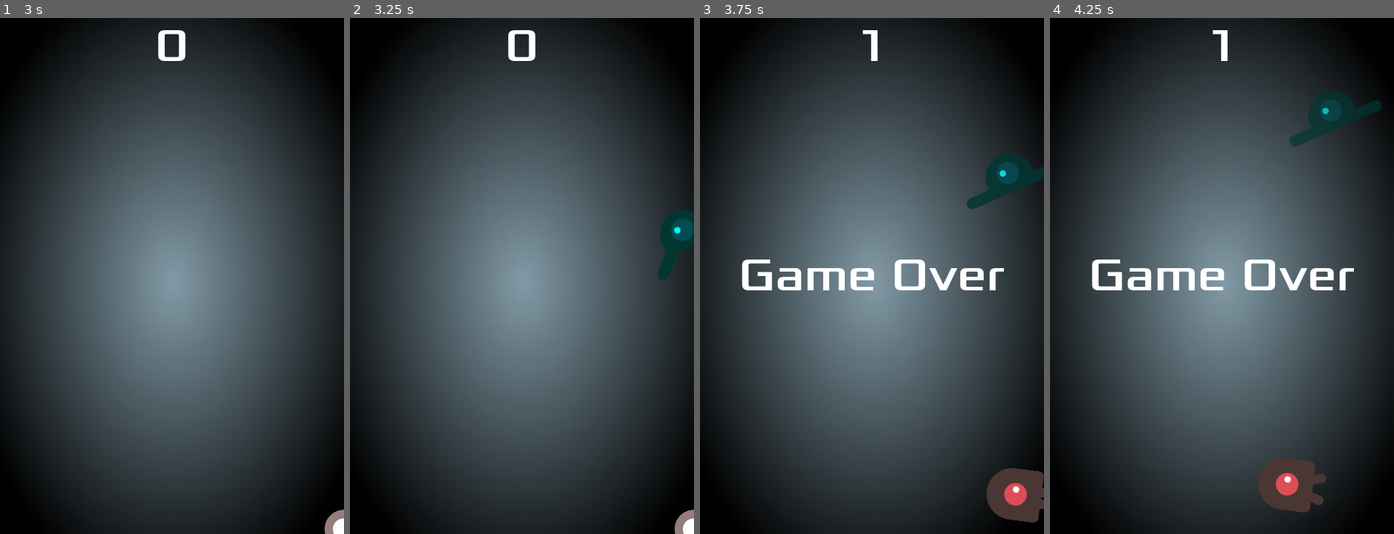
Above: before the commit, frames 1-4 (left to right).
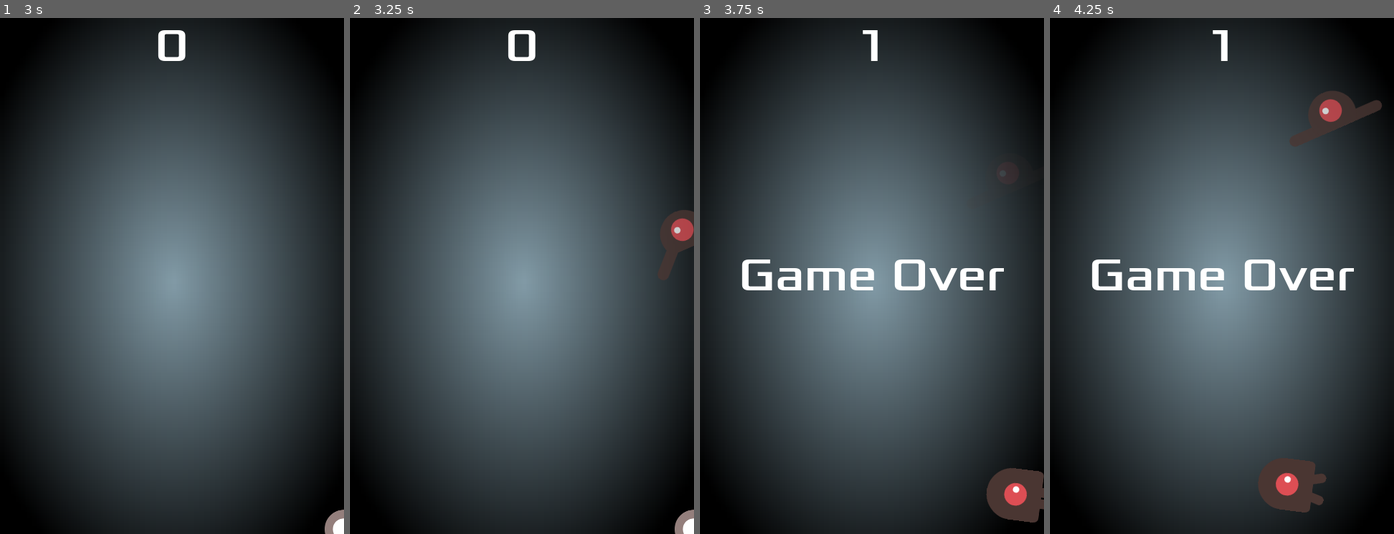
Above: after the commit, the same moments.

Repository: GoncaloGMendonca/DTC_2.0_GGM
Game: Godot game, scene res://main.tscn
Same seed, same stepped clock (60 frames per second), same inputs: the game is played once before the commit and once after it.
Inputs:
- Up to frame 1 (3 s): click "Start" at 0.5 s; tap Enter at 1.25 s; hold D (move_right) 1.28-2.03 s; hold S (move_down) 2.03-2.78 s; hold D (move_right) from 2.78 s (still down)
- Up to frame 2 (3.25 s): keep holding D (move_right)
- Up to frame 3 (3.75 s): release D (move_right) at 3.53 s; hold W (move_up) from 3.53 s (still down)
- Up to frame 4 (4.25 s): keep holding W (move_up)

Frame 1 is identical in both runs. In frame 2, 0.9% of the frame differs, in the area x 89-100%, y 37-51%; in frame 3, 1.0%; in frame 4, 1.2%, in the area x 69-97%, y 14-25%.

Commit message:
correções no codigo do menu de pause, power ups e o creep de fade feito

Diff:
--- /dev/null
+++ b/Project_Files/AnimationPlayer.gd
@@ -0,0 +1,6 @@
+extends AnimationPlayer
+
+
+# Called when the node enters the scene tree for the first time.
+func _ready() -> void:
+	play("fade")
--- a/Project_Files/assets/Main_Theme.tres
+++ b/Project_Files/assets/Main_Theme.tres
@@ -1,6 +1,7 @@
-[gd_resource type="Theme" load_steps=7 format=3 uid="uid://cp4rq5q6h4aas"]
+[gd_resource type="Theme" load_steps=8 format=3 uid="uid://cp4rq5q6h4aas"]
 
 [ext_resource type="FontFile" uid="uid://bm8m8ncdi2ggg" path="res://assets/fonts/Xolonium-Regular.ttf" id="1_abiaq"]
+[ext_resource type="Texture2D" uid="uid://b2rwg6cv0prk3" path="res://assets/art/Icons/double-point_Icon.png" id="2_ejs3n"]
 
 [sub_resource type="StyleBoxFlat" id="StyleBoxFlat_7c0wv"]
 content_margin_left = 4.0
@@ -19,7 +20,7 @@
 content_margin_top = 4.0
 content_margin_right = 4.0
 content_margin_bottom = 4.0
-bg_color = Color(1, 1, 1, 0.75)
+bg_color = Color(1, 1, 1, 0)
 draw_center = false
 border_width_left = 2
 border_width_top = 2
@@ -37,6 +38,7 @@
 
 [sub_resource type="StyleBoxFlat" id="StyleBoxFlat_n4u17"]
 bg_color = Color(0.514225, 0.611234, 0.657637, 1)
+border_color = Color(0.8, 0.8, 0.8, 0.545098)
 corner_radius_top_left = 115
 corner_radius_bottom_right = 115
 corner_detail = 11
@@ -48,6 +50,7 @@
 
 [sub_resource type="StyleBoxFlat" id="StyleBoxFlat_owwub"]
 bg_color = Color(0.529412, 0.635294, 0.411765, 1)
+border_color = Color(0.8, 0.8, 0.8, 0)
 corner_radius_top_left = 115
 corner_radius_bottom_right = 115
 shadow_color = Color(0, 0, 0, 1)
@@ -59,9 +62,9 @@
 [resource]
 Button/colors/font_color = Color(0.875, 0.875, 0.875, 1)
 Button/colors/font_disabled_color = Color(0.875, 0.875, 0.875, 0.5)
-Button/colors/font_focus_color = Color(0.95, 0.95, 0.95, 1)
-Button/colors/font_hover_color = Color(0.95, 0.95, 0.95, 1)
-Button/colors/font_hover_pressed_color = Color(1, 1, 1, 1)
+Button/colors/font_focus_color = Color(0.94902, 0.94902, 0.94902, 0)
+Button/colors/font_hover_color = Color(0.858824, 0.858824, 0.858824, 1)
+Button/colors/font_hover_pressed_color = Color(0.988235, 0.988235, 0.988235, 1)
 Button/colors/font_outline_color = Color(1, 1, 1, 1)
 Button/colors/font_pressed_color = Color(1, 1, 1, 1)
 Button/colors/icon_disabled_color = Color(1, 1, 1, 0.4)
@@ -69,12 +72,13 @@
 Button/colors/icon_hover_color = Color(1, 1, 1, 1)
 Button/colors/icon_hover_pressed_color = Color(1, 1, 1, 1)
 Button/colors/icon_normal_color = Color(1, 1, 1, 1)
-Button/colors/icon_pressed_color = Color(1, 1, 1, 1)
+Button/colors/icon_pressed_color = Color(1, 0.913725, 0.945098, 1)
 Button/constants/h_separation = 2
 Button/constants/icon_max_width = 0
 Button/constants/outline_size = 0
 Button/font_sizes/font_size = 16
 Button/fonts/font = ExtResource("1_abiaq")
+Button/icons/yy = ExtResource("2_ejs3n")
 Button/styles/disabled = SubResource("StyleBoxFlat_7c0wv")
 Button/styles/focus = SubResource("StyleBoxFlat_7wn74")
 Button/styles/hover = SubResource("StyleBoxFlat_n4u17")
--- a/Project_Files/hud.gd
+++ b/Project_Files/hud.gd
@@ -24,16 +24,12 @@
 	await get_tree().create_timer(1.0).timeout
 	start_button.show()
 
-
 func update_score(score: int) -> void:
 	score_label.text = str(score)
-
-
 
 func _on_message_timer_timeout() -> void:
 	message.hide()
 
-
 func _on_start_button_pressed() -> void:
 	start_button.hide()
 	start_game.emit()
--- a/Project_Files/main.gd
+++ b/Project_Files/main.gd
@@ -8,6 +8,7 @@
 
 var score: int
 var paused = false
+var Ismusicplaying = true
 
 
 @onready var mob_timer: Timer = %MobTimer
@@ -103,14 +104,12 @@
 
 
 func _on_pause_menu_bmusic() -> void:
-	background_music.stop()
-
-#	if background_music.playing:
-#		pass
-#		print("STOP MUSICA")
-#	else:
-#		background_music.play()
-#		print("PLAY MUSICA")
+	if background_music.stream_paused:
+		background_music.stop()
+		print("STOP MUSICA")
+	else:
+		background_music.play()
+		print("PLAY MUSICA")
 
 func _on_pause_menu_bresume() -> void:
 	pause_menu.hide()
@@ -125,8 +124,16 @@
 
 func _on_power_up_timer_timeout() -> void:
 	print("NASCEU")
-	var powerup_instance: Node = powerup_scene.pick_random().instantiate()
-	# Set the power-up's position within the game area
-	powerup_instance.position = Vector2(randf_range(0, 480), randf_range(0, 720))
+	var powerup: Node2D = powerup_scene.pick_random().instantiate()
+	# Set the power-up's position within the game area REVER
+	powerup.position = Vector2(randf_range(0, 480), randf_range(0, 720))
 	# Add the power-up to the scene
-	add_child(powerup_instance)
+	add_child(powerup)
+
+
+
+
+#	print("PONTOS DOBRO")
+#	score_timer.stop()
+#	score += 20000
+#	hud.update_score(score)
--- a/Project_Files/main.tscn
+++ b/Project_Files/main.tscn
@@ -7,6 +7,7 @@
 [ext_resource type="PackedScene" uid="uid://cvy47wcuthmcf" path="res://mob_4.tscn" id="3_tsr44"]
 [ext_resource type="PackedScene" uid="uid://c1tcfnli7nq87" path="res://mob_3.tscn" id="4_c0qk0"]
 [ext_resource type="PackedScene" uid="uid://cye0s46cc8x5p" path="res://hud.tscn" id="4_eq05k"]
+[ext_resource type="PackedScene" uid="uid://dhnkn610tuh6p" path="res://power_up_double_points.tscn" id="7_bf8uf"]
 [ext_resource type="AudioStream" uid="uid://cfvn2wxhhw5qr" path="res://assets/SFX_Music/DTK_GameOver_SFX.wav" id="7_gf1d4"]
 [ext_resource type="PackedScene" uid="uid://l2drlav3wnp2" path="res://power_up_clear_enemy.tscn" id="7_jrqqu"]
 [ext_resource type="PackedScene" uid="uid://bxejwk81bmim2" path="res://pause_menu.tscn" id="7_yav6b"]
@@ -31,7 +32,7 @@
 [node name="Main" type="Node"]
 script = ExtResource("1_teuwr")
 mob_scene = Array[PackedScene]([ExtResource("2_pkd7r"), ExtResource("3_duhur"), ExtResource("4_c0qk0"), ExtResource("3_tsr44")])
-powerup_scene = Array[PackedScene]([ExtResource("7_jrqqu")])
+powerup_scene = Array[PackedScene]([ExtResource("7_jrqqu"), ExtResource("7_bf8uf")])
 
 [node name="TextureRect" type="TextureRect" parent="."]
 anchors_preset = 15
--- a/Project_Files/mob.gd
+++ b/Project_Files/mob.gd
@@ -5,12 +5,6 @@
 
 func _ready() -> void:
 	animated_sprite_2d.play("walk")
-
-
-
-func _process(delta: float) -> void:
-	pass
-
 
 func _on_visible_on_screen_notifier_2d_screen_exited() -> void:
 	queue_free()
--- a/Project_Files/mob_2.gd
+++ b/Project_Files/mob_2.gd
@@ -1,11 +1,8 @@
 extends "res://mob.gd"
-
-
 
 
 func _ready() -> void:
 	animated_sprite_2d.play("swim")
-
 
 func spawn(spawn_pos:Vector2, spawn_rot: float) -> void:
 	super(spawn_pos,spawn_rot)
--- a/Project_Files/mob_3.gd
+++ b/Project_Files/mob_3.gd
@@ -1,19 +1,5 @@
 extends "res://mob.gd"
-
-var alpha_step: float = 0.005
-var fade_direction: int = 1  # 1 for fading in, -1 for fading out
 
 
 func _ready() -> void:
 	animated_sprite_2d.play("fly")
-
-func _process(delta: float) -> void:
-# Update alpha value
-	self.modulate.a += alpha_step * fade_direction
-
-	# Check if the alpha value is out of bounds
-	if self.modulate.a <= 0.0 or self.modulate.a >= 1.0:
-		# Invert direction when close to bounds
-		fade_direction *= -1
-		# Clamp alpha value to avoid issues with floating-point precision
-		self.modulate.a = clamp(self.modulate.a, 0.0, 1.0)
--- a/Project_Files/mob_3.tscn
+++ b/Project_Files/mob_3.tscn
@@ -1,8 +1,36 @@
-[gd_scene load_steps=3 format=3 uid="uid://c1tcfnli7nq87"]
+[gd_scene load_steps=6 format=3 uid="uid://c1tcfnli7nq87"]
 
 [ext_resource type="PackedScene" uid="uid://hnilseqmro2f" path="res://mob.tscn" id="1_jk8ju"]
 [ext_resource type="Script" path="res://mob_3.gd" id="2_phajt"]
+[ext_resource type="Script" path="res://AnimationPlayer.gd" id="3_cta4t"]
+
+[sub_resource type="Animation" id="Animation_0xbb8"]
+resource_name = "fade"
+loop_mode = 1
+step = 0.00666667
+tracks/0/type = "value"
+tracks/0/imported = false
+tracks/0/enabled = true
+tracks/0/path = NodePath("AnimatedSprite2D:modulate")
+tracks/0/interp = 1
+tracks/0/loop_wrap = true
+tracks/0/keys = {
+"times": PackedFloat32Array(0, 0.593333, 0.986667),
+"transitions": PackedFloat32Array(1, 1, 1),
+"update": 0,
+"values": [Color(1, 1, 1, 1), Color(1, 1, 1, 0), Color(1, 1, 1, 1)]
+}
+
+[sub_resource type="AnimationLibrary" id="AnimationLibrary_crvn0"]
+_data = {
+"fade": SubResource("Animation_0xbb8")
+}
 
 [node name="Mob3" instance=ExtResource("1_jk8ju")]
-modulate = Color(0, 1, 1, 1)
 script = ExtResource("2_phajt")
+
+[node name="Fade_AnimationPlayer" type="AnimationPlayer" parent="." index="0"]
+libraries = {
+"": SubResource("AnimationLibrary_crvn0")
+}
+script = ExtResource("3_cta4t")
--- a/Project_Files/mob_4.gd
+++ b/Project_Files/mob_4.gd
@@ -4,38 +4,25 @@
 func _ready() -> void:
 	animated_sprite_2d.play("fly")
 
-func _process(delta: float) -> void:
-	pass
-
 func spawn(spawn_pos:Vector2, spawn_rot: float) -> void:
 	super(spawn_pos,spawn_rot)
 	linear_velocity = linear_velocity * 2
-
 
 	var wait_time := 1.0
 
 	for i in range(15):
 		await get_tree().create_timer(wait_time).timeout
-		print("LENTO")
 		freeze = true
 		linear_velocity = linear_velocity / 15
 		animated_sprite_2d.stop()
 
 		await get_tree().create_timer(wait_time).timeout
-		print("RAPIDO")
 		freeze = false
 		linear_velocity = linear_velocity * 15
 		animated_sprite_2d.play("fly")
 
-
-
-
 func resume_movement():
-
 	animated_sprite_2d.play("fly")
 
-
 func _on_timer_timeout() -> void:
-	print("TIME UP")
-
 	animated_sprite_2d.stop()
--- a/Project_Files/mob_4.tscn
+++ b/Project_Files/mob_4.tscn
@@ -4,6 +4,5 @@
 [ext_resource type="Script" path="res://mob_4.gd" id="2_k617u"]
 
 [node name="Mob4" instance=ExtResource("1_1penl")]
-modulate = Color(0, 0.831373, 0.384314, 1)
 freeze_mode = 1
 script = ExtResource("2_k617u")
--- a/Project_Files/pause_menu.gd
+++ b/Project_Files/pause_menu.gd
@@ -1,4 +1,5 @@
 extends CanvasLayer
+
 
 signal bmusic
 signal brestart
@@ -9,29 +10,17 @@
 @onready var control_music_button: Button = %ControlMusic_Button
 
 
-
-
 func _on_button_pressed() -> void:
 	main.pauseMenu()
-
-
 
 func _on_quit_button_pressed() -> void:
 	get_tree().quit()
 
-
-
-
 func _on_control_music_button_pressed() -> void:
 	bmusic.emit()
-#	control_music_button.set_button_icon("res://assets/art/Icons/Speaker_Icon.png")
-
 
 func _on_restart_button_pressed() -> void:
 	brestart.emit()
 
-
-
-
 func _on_resume_button_pressed() -> void:
 	bresume.emit()
--- a/Project_Files/pause_menu.tscn
+++ b/Project_Files/pause_menu.tscn
@@ -2,7 +2,7 @@
 
 [ext_resource type="Script" path="res://pause_menu.gd" id="1_y1np6"]
 [ext_resource type="Theme" uid="uid://cp4rq5q6h4aas" path="res://assets/Main_Theme.tres" id="2_dqvpq"]
-[ext_resource type="Texture2D" uid="uid://cajv8uan8l5qk" path="res://assets/art/Icons/Speaker_Icon.png" id="2_gv2ur"]
+[ext_resource type="Texture2D" uid="uid://bc8cu35ond86b" path="res://assets/art/Icons/Mute_Speaker_Icon.png" id="3_3o4ot"]
 
 [node name="PauseMenu" type="CanvasLayer"]
 script = ExtResource("1_y1np6")
@@ -69,7 +69,7 @@
 grow_horizontal = 0
 scale = Vector2(0.155, 0.155)
 theme = ExtResource("2_dqvpq")
-icon = ExtResource("2_gv2ur")
+icon = ExtResource("3_3o4ot")
 icon_alignment = 1
 
 [connection signal="pressed" from="VBoxContainer/Resume_Button" to="." method="_on_resume_button_pressed"]
--- a/Project_Files/power_up_base.gd
+++ b/Project_Files/power_up_base.gd
@@ -1,9 +1,6 @@
 extends Area2D
 
-
-@onready var timer: Timer = $Timer
-
-
+var score = 0
 
 func _on_area_shape_entered(area_rid: RID, area: Area2D, area_shape_index: int, local_shape_index: int) -> void:
 	print("BASE") # Replace with function body.
--- a/Project_Files/power_up_base.tscn
+++ b/Project_Files/power_up_base.tscn
@@ -6,7 +6,7 @@
 [sub_resource type="CircleShape2D" id="CircleShape2D_n0a8j"]
 radius = 45.0444
 
-[node name="PowerUp_base" type="Area2D"]
+[node name="PowerUp_base" type="Area2D" groups=["powerup"]]
 script = ExtResource("1_lcv2x")
 
 [node name="TextureRect" type="TextureRect" parent="."]
--- a/Project_Files/power_up_double_points.gd
+++ b/Project_Files/power_up_double_points.gd
@@ -1,5 +1,8 @@
 extends "res://power_up_base.gd"
 
+signal doublepointsactive
 
 func powerup_activated() -> void:
-	pass
+	print("ACTIVE PONTOS")
+	doublepointsactive.emit()
+	queue_free()
Binary file removed: Project_Files/assets/art/Icons/Speaker_Icon.png
Not shown, removed: Project_Files/assets/art/Icons/Speaker_Icon.png.import
Not shown: 1 places in Project_Files/main.tscn that only renumber resources
